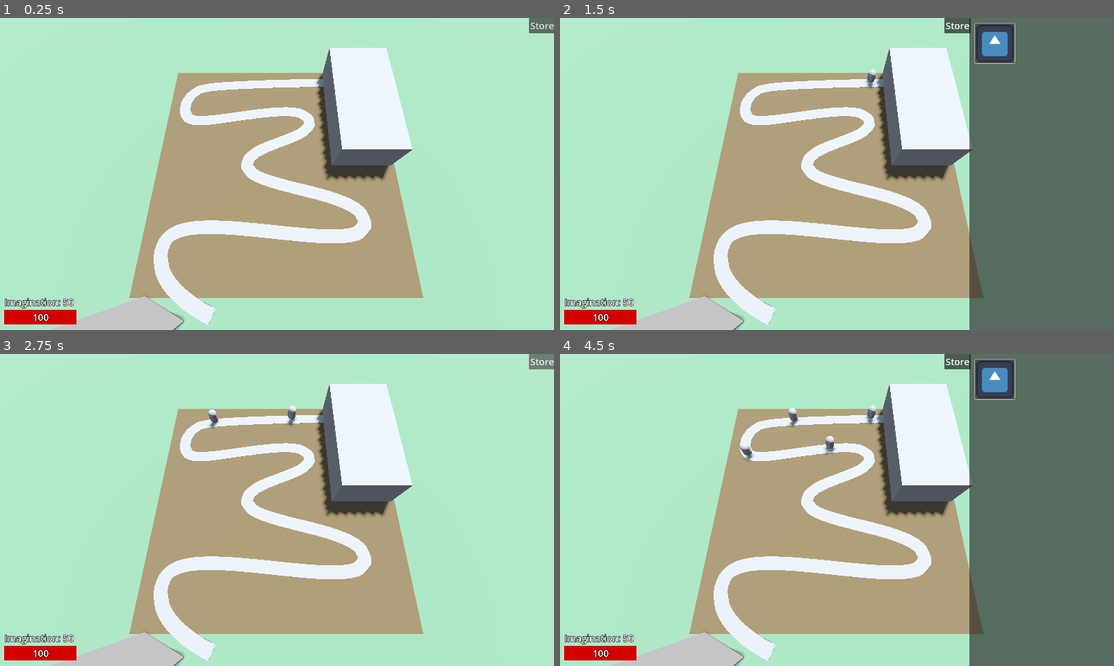
Above: before the commit, frames 1-4 (two rows, left to right).
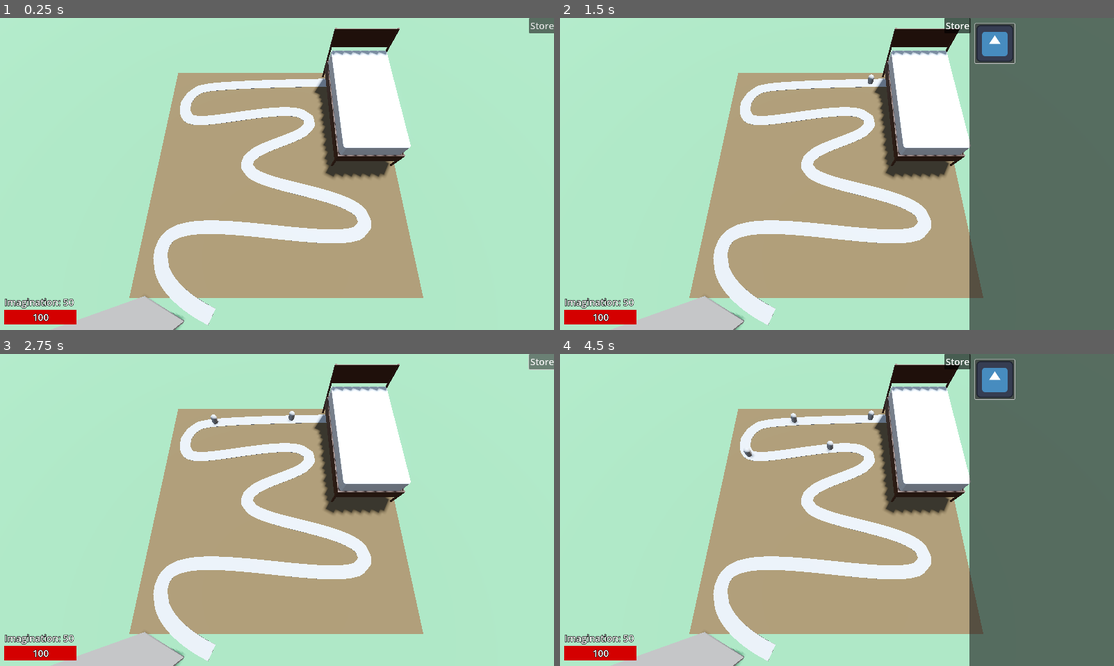
Above: after the commit, the same moments.

Repository: ellebell43/imagination-defense
Game: Godot game, scene res://levels/test-level.tscn
Two runs of this game, one before a commit and one after it. Both use one fixed random seed, a clock stepped at 60 frames per second and the inputs below. The engine's default icon, where the game draws it, is replaced by a stand-in: a white triangle on a blue panel in a dark square.
Inputs (mouse positions are in pixels of both pictures, inside the frame that each line leads up to):
- Up to frame 1 (0.25 s): no input
- Up to frame 2 (1.5 s): click "Store" at 0.5 s; click (992, 42) at 1.25 s
- Up to frame 3 (2.75 s): click "Store" at 2 s
- Up to frame 4 (4.5 s): click "Store" at 2.75 s; click (992, 378) at 3.5 s; click (992, 378) at 4.25 s

The runs differ from the first frame. In frame 1, 2.6% of the frame differs, in the area x 27-75%, y 3-99%; in frame 2, 2.7%; in frame 3, 2.7%; in frame 4, 2.9%.

Commit message:
reorganized the directory
- moved enemy files outside of level-components
- created a bed model. It's not great, but it is what it is

Diff:
--- a/level-components/enemies/base-enemy/base-enemy.tscn
+++ b/enemies/base-enemy/base-enemy.tscn
@@ -1,14 +1,14 @@
 [gd_scene load_steps=4 format=3 uid="uid://dvfq8ir22mcf"]
 
-[ext_resource type="Script" uid="uid://fy4apq423yns" path="res://level-components/enemies/base-enemy/base_enemy.gd" id="1_j8mh7"]
+[ext_resource type="Script" uid="uid://fy4apq423yns" path="res://enemies/base-enemy/base_enemy.gd" id="1_j8mh7"]
 
 [sub_resource type="CapsuleMesh" id="CapsuleMesh_tnqnu"]
-radius = 0.075
-height = 0.26
+radius = 0.056
+height = 0.195
 
 [sub_resource type="CapsuleShape3D" id="CapsuleShape3D_0m23l"]
-radius = 0.075
-height = 0.26
+radius = 0.056
+height = 0.195
 
 [node name="Enemy" type="PathFollow3D"]
 loop = false
@@ -16,12 +16,12 @@
 speed = 1.5
 
 [node name="MeshInstance3D" type="MeshInstance3D" parent="."]
-transform = Transform3D(1, 0, 0, 0, 1, 0, 0, 0, 1, 0, 0.13, 0)
+transform = Transform3D(1, 0, 0, 0, 1, 0, 0, 0, 1, 0, 0.098, 0)
 mesh = SubResource("CapsuleMesh_tnqnu")
 skeleton = NodePath("../..")
 
 [node name="EnemyCollisionArea" type="Area3D" parent="."]
-transform = Transform3D(1, 0, 0, 0, 1, 0, 0, 0, 1, 0, 0.13, 0)
+transform = Transform3D(1, 0, 0, 0, 1, 0, 0, 0, 1, 0, 0.098, 0)
 collision_layer = 2
 collision_mask = 8
 
--- a/level-components/enemy-path/enemy-path.tscn
+++ b/level-components/enemy-path/enemy-path.tscn
@@ -18,7 +18,6 @@
 autostart = true
 
 [node name="CSGPolygon3D" type="CSGPolygon3D" parent="."]
-transform = Transform3D(1, 0, 0, 0, 1, 0, 0, 0, 1, 0, -0.1, 0)
 use_collision = true
 collision_mask = 4
 polygon = PackedVector2Array(-0.1, 0, -0.1, 0.01, 0.1, 0.01, 0.1, 0)
--- a/levels/test-level.tscn
+++ b/levels/test-level.tscn
@@ -1,9 +1,10 @@
 [gd_scene load_steps=16 format=3 uid="uid://cg5yn5j40fk6d"]
 
+[ext_resource type="PackedScene" uid="uid://x6bh3mj21vbm" path="res://assets/environment-objects/bed.glb" id="1_1atlx"]
 [ext_resource type="PackedScene" uid="uid://m10fm2uxl3gt" path="res://level-components/gui/gui.tscn" id="1_l60ws"]
 [ext_resource type="PackedScene" uid="uid://bijbkrvh7vnnm" path="res://level-components/primary-camera/primary-camera.tscn" id="1_uwesj"]
 [ext_resource type="PackedScene" uid="uid://cywwxfyd55je2" path="res://level-components/enemy-path/enemy-path.tscn" id="2_ns7l7"]
-[ext_resource type="PackedScene" uid="uid://dvfq8ir22mcf" path="res://level-components/enemies/base-enemy/base-enemy.tscn" id="3_wo0s5"]
+[ext_resource type="PackedScene" uid="uid://dvfq8ir22mcf" path="res://enemies/base-enemy/base-enemy.tscn" id="3_wo0s5"]
 [ext_resource type="PackedScene" uid="uid://gnwyfjc81trp" path="res://level-components/tower-manager/tower-manager.tscn" id="5_bk5ri"]
 
 [sub_resource type="ProceduralSkyMaterial" id="ProceduralSkyMaterial_ux3rr"]
@@ -33,9 +34,6 @@
 material = SubResource("StandardMaterial3D_uwesj")
 size = Vector3(4, 0.1, 4)
 
-[sub_resource type="BoxMesh" id="BoxMesh_ns7l7"]
-size = Vector3(1, 0.6, 2)
-
 [sub_resource type="BoxMesh" id="BoxMesh_wo0s5"]
 size = Vector3(0.65, 1.4, 0.03)
 
@@ -58,11 +56,6 @@
 transform = Transform3D(1, 0, 0, 0, 1, 0, 0, 0, 1, 0, -0.04, 0)
 mesh = SubResource("BoxMesh_uwesj")
 
-[node name="Bed" type="MeshInstance3D" parent="PlayArea"]
-transform = Transform3D(1, 0, 0, 0, 1, 0, 0, 0, 1, 1.435503, 0.34, -0.95391476)
-mesh = SubResource("BoxMesh_ns7l7")
-skeleton = NodePath("../..")
-
 [node name="Door" type="MeshInstance3D" parent="PlayArea"]
 transform = Transform3D(0.89795846, 0, -0.44008023, 0, 1, 0, 0.44008023, 0, 0.89795846, -1.5119886, 0.74, 2.1293848)
 mesh = SubResource("BoxMesh_wo0s5")
@@ -75,6 +68,9 @@
 [node name="CollisionShape3D" type="CollisionShape3D" parent="PlayArea/StaticBody3D"]
 shape = SubResource("ConcavePolygonShape3D_bk5ri")
 
+[node name="bed" parent="PlayArea" instance=ExtResource("1_1atlx")]
+transform = Transform3D(1, 0, 0, 0, 1, 0, 0, 0, 1, 1.437716, -0.09947514, -0.92788565)
+
 [node name="GUI" parent="." instance=ExtResource("1_l60ws")]
 starting_currency = 50
 
@@ -82,7 +78,7 @@
 transform = Transform3D(1, 0, 0, 0, 0.34551123, 0.93841463, 0, -0.93841463, 0.34551123, -5.722046e-06, 3.18861, 1.3689032)
 
 [node name="EnemyPath" parent="." instance=ExtResource("2_ns7l7")]
-transform = Transform3D(1, 0, 0, 0, 1, 0, 0, 0, 1, 0, 0.050400615, 0)
+transform = Transform3D(1, 0, 0, 0, 1, 0, 0, 0, 1, 0, 0.0018037856, 0)
 enemy = ExtResource("3_wo0s5")
 
 [node name="TowerManager" parent="." node_paths=PackedStringArray("primary_camera") instance=ExtResource("5_bk5ri")]
Binary file added: assets/environment-objects/bed.glb
Not shown, added: assets/environment-objects/bed.glb.import
Renamed: level-components/enemies/base-enemy/base_enemy.gd -> enemies/base-enemy/base_enemy.gd
Renamed: level-components/enemies/base-enemy/base_enemy.gd.uid -> enemies/base-enemy/base_enemy.gd.uid
Not shown, added: .DS_Store
